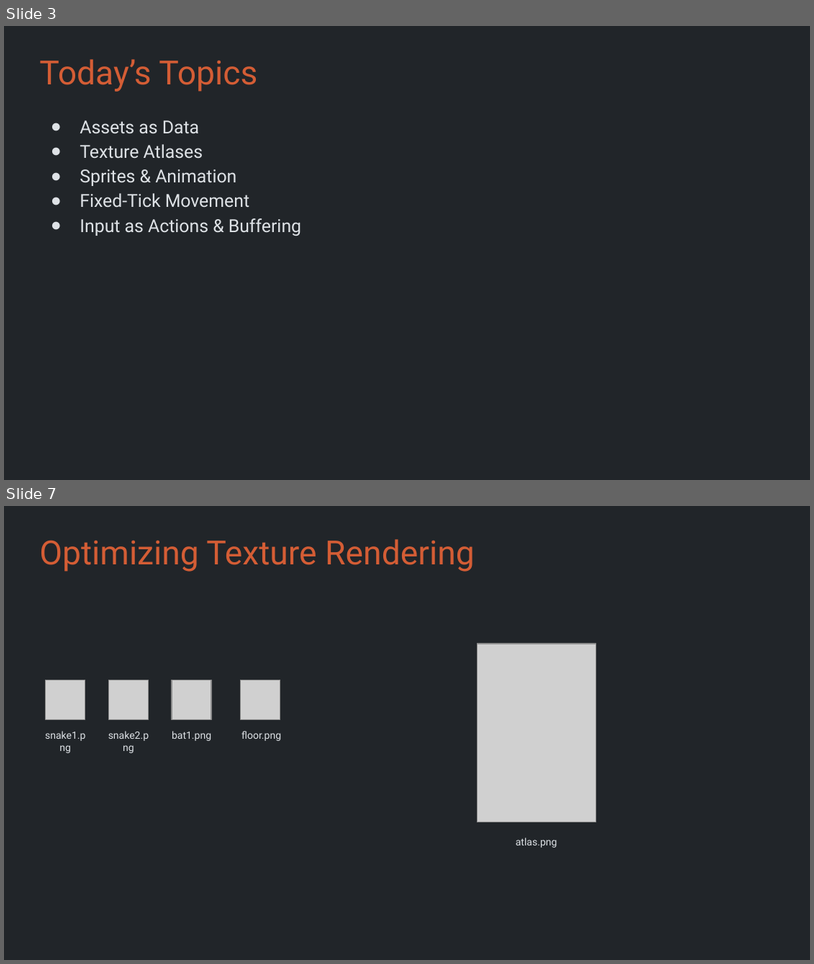
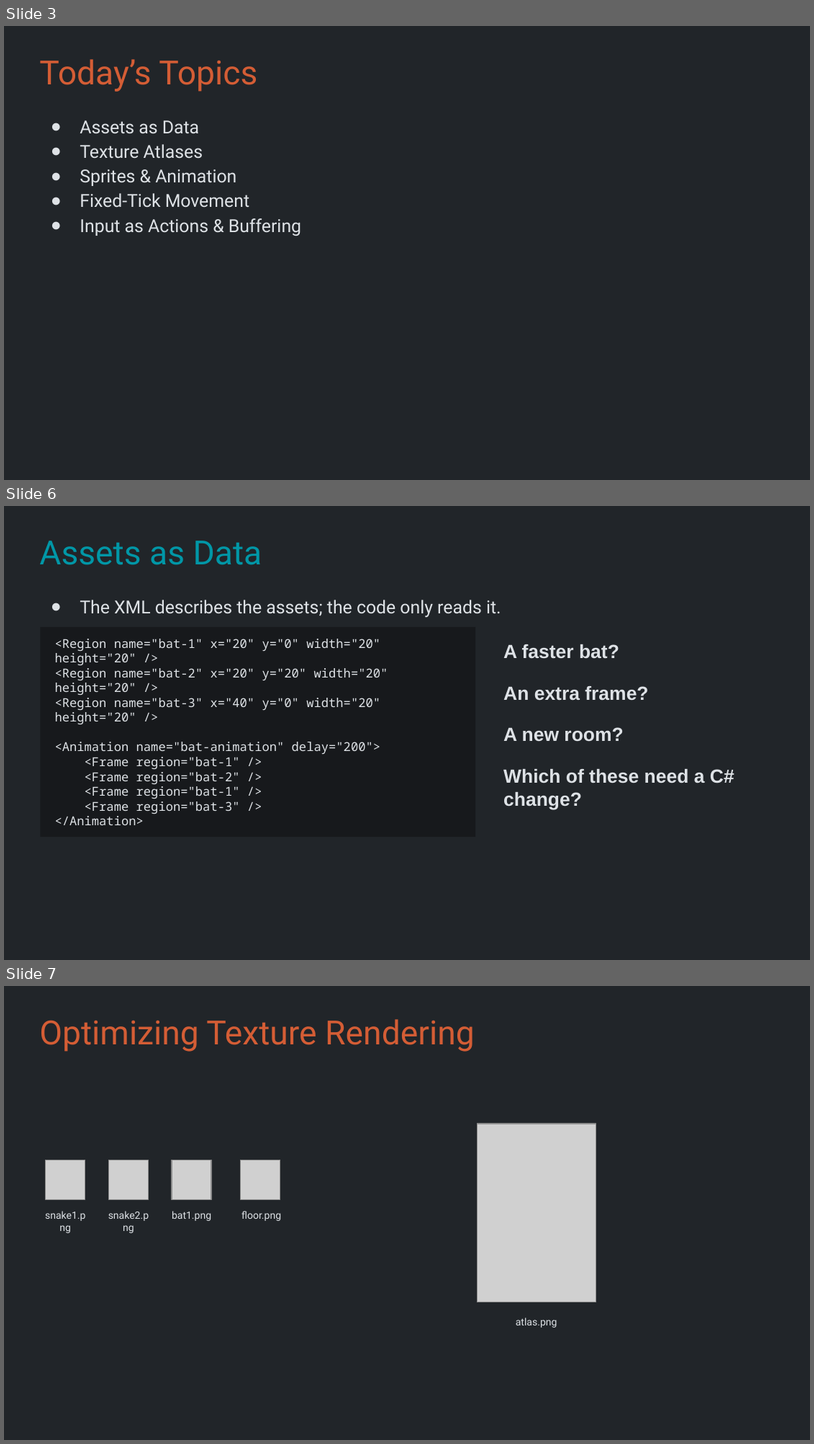
Before and after one commit to Metamate/gar, a slide deck: slides/03 Snake.pptx. Shown one above the other, each under a label of ours: slides 3 and 7 before the commit, slides 3, 6 and 7 after it; the slides between them are not shown. The pictures are 814x964 and 814x1444 pixels, drawn with LibreOffice and Linux fonts; fonts in the diff are those of the drawing; grey boxes stand for pictures. Boxes give left, top, right and bottom in pixels: in the first picture for what was removed or moved away, otherwise in the second. Text is boxed around its words. In the diff, an @@ line names an element or a change of style, - is before the commit and + after.

```diff
--- a/slides/03 Snake.pptx
+++ b/slides/03 Snake.pptx
@@ slide 6 added at <box>4,506,810,960</box>, background #212529 @@
@@ title added at <box>39,541,262,565</box>, 29.7 pt, text #0097A7 @@
+Assets as Data
@@ text added at <box>80,600,502,618</box>, 16 pt, text #DEE2E6 @@
+● The XML describes the assets; the code only reads it.
@@ rectangle added at <box>40,627,476,836</box>, fill #17191C, 11 pt, text #DEE2E6 @@
+<Region name="bat-1" x="20" y="0" width="20" height="20" />
+<Region name="bat-2" x="20" y="20" width="20" height="20" />
+<Region name="bat-3" x="40" y="0" width="20" height="20" />
+<Animation name="bat-animation" delay="200">
+<Frame region="bat-1" />
+<Frame region="bat-2" />
+<Frame region="bat-1" />
+<Frame region="bat-3" />
+</Animation>
@@ text added at <box>504,644,735,810</box>, 17 pt, text #DEE2E6, bold @@
+A faster bat?
+An extra frame?
+A new room?
+Which of these need a C# change?
```
Also in this commit, not shown: 4 slides changed, 1 other slide added, 1 slide removed.
